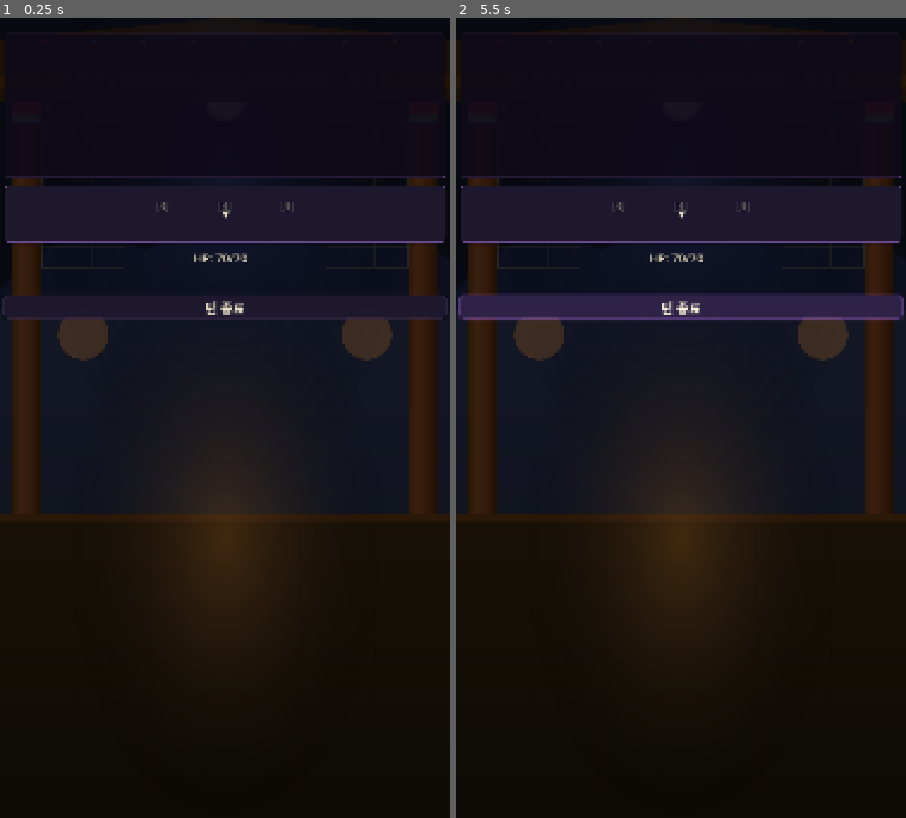
Above: before the commit, frames 1-2 (left to right).
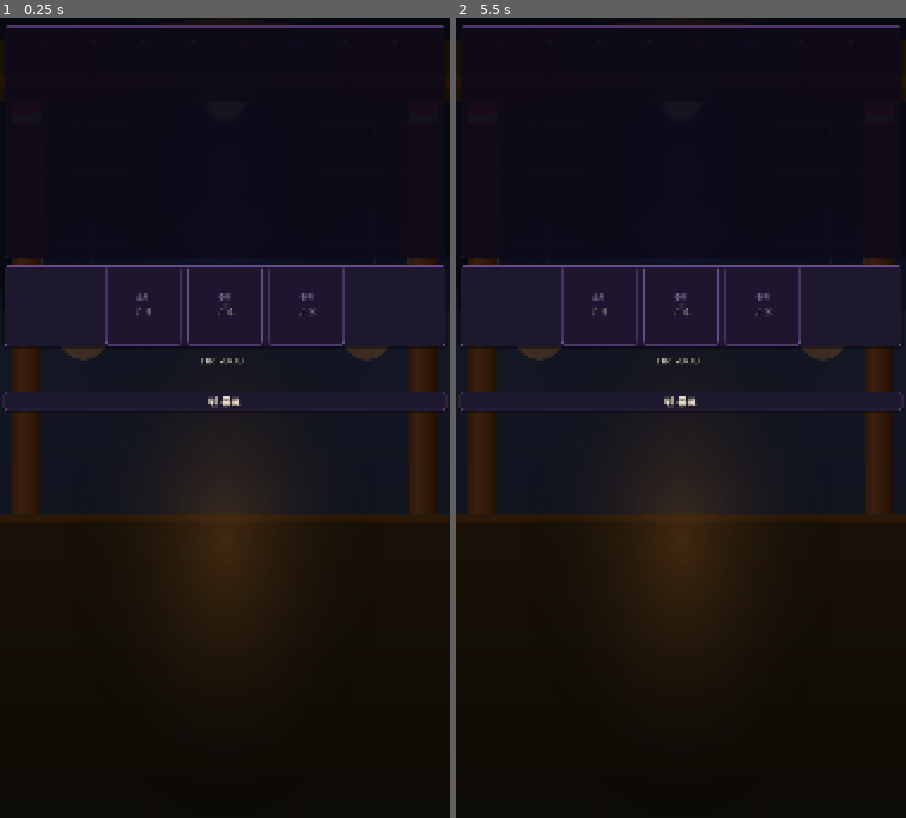
Above: after the commit, the same moments.

Repository: dongmin1213/Sijojeon
Game: Godot game, scene res://scenes/battle/battle.tscn
Two runs of this game, one before a commit and one after it. Both use one fixed random seed, a clock stepped at 60 frames per second and the inputs below. This scene is started directly instead of the project's main scene.
Inputs (mouse positions are in pixels of both pictures, inside the frame that each line leads up to):
- Up to frame 1 (0.25 s): no input
- Up to frame 2 (5.5 s): click "▼" at 0.5 s; click "▼" at 1.25 s; click "▼" at 2 s; tap Enter at 2.75, 4.25 s; move the mouse to (780, 378) at 2.77 s; click (780, 378) at 2.92 s; tap Space at 3.5, 5 s; drag from (591, 458) to (658, 578) at 3.52 s; move the mouse to (726, 242) at 4.27 s; click (726, 242) at 4.42 s; drag from (658, 578) to (546, 298) at 5.02 s

The runs differ from the first frame. In frame 1, 4.3% of the frame differs, in the area x 0-100%, y 0-50%; in frame 2, 6.6%.
Error in both runs: Trying to assign value of type 'Dictionary' to a variable of type 'String'. (res://scripts/ui/keyword_tooltip.gd:80)

Commit message:
feat: 전투 화면 레이아웃 재설계 — 레퍼런스 기반 UI 개선 (ZER-276)
레퍼런스 게임 분석 (Slay the Spire, Night of the Full Moon 등)을 기반으로
전투 화면 비율을 업계 표준에 맞게 재구성:

- 적 영역: 18% → 28% (적 실루엣 56pt, 패널 220x240)
- 시조 슬롯: 7% → 10% (개별 StyleBox 패널, 초장/중장/종장 레이블,
  beat 채움 시 테두리 금색/회색 피드백)
- HUD: 17% → 8% (폰트 22/18/16pt로 압축)
- 카드 손패: 52% → 48%

Co-Authored-By: Paperclip <noreply@paperclip.ing>

Diff:
--- a/scenes/battle/battle.gd
+++ b/scenes/battle/battle.gd
@@ -269,14 +269,44 @@
 	for child in sijo_container.get_children():
 		child.queue_free()
 
+	var jang_names: Array[String] = ["초장", "중장", "종장"]
 	for i in sijo_system.pattern.size():
+		var slot_panel := PanelContainer.new()
+		var slot_style := StyleBoxFlat.new()
+		slot_style.bg_color = Color(0.12, 0.08, 0.18, 0.9)
+		slot_style.border_width_left = 2
+		slot_style.border_width_top = 2
+		slot_style.border_width_right = 2
+		slot_style.border_width_bottom = 2
+		slot_style.border_color = Color(0.4, 0.3, 0.55, 0.8)
+		slot_style.corner_radius_top_left = 8
+		slot_style.corner_radius_top_right = 8
+		slot_style.corner_radius_bottom_right = 8
+		slot_style.corner_radius_bottom_left = 8
+		slot_panel.add_theme_stylebox_override("panel", slot_style)
+		slot_panel.custom_minimum_size = Vector2(180, 80)
+
+		var vbox := VBoxContainer.new()
+		vbox.alignment = BoxContainer.ALIGNMENT_CENTER
+
+		# 장 이름 (초장/중장/종장)
+		var jang_label := Label.new()
+		jang_label.text = jang_names[i] if i < jang_names.size() else ""
+		jang_label.horizontal_alignment = HORIZONTAL_ALIGNMENT_CENTER
+		jang_label.add_theme_font_size_override("font_size", 16)
+		jang_label.add_theme_color_override("font_color", Color(0.6, 0.5, 0.7))
+		vbox.add_child(jang_label)
+
+		# beat 번호
 		var label := Label.new()
-		label.text = "[%d]" % sijo_system.pattern[i]
+		label.text = "♪ %d" % sijo_system.pattern[i]
 		label.horizontal_alignment = HORIZONTAL_ALIGNMENT_CENTER
-		label.custom_minimum_size = Vector2(140, 70)
-		label.add_theme_font_size_override("font_size", 24)
+		label.add_theme_font_size_override("font_size", 28)
 		label.add_theme_color_override("font_color", Color(0.5, 0.5, 0.5))
-		sijo_container.add_child(label)
+		vbox.add_child(label)
+
+		slot_panel.add_child(vbox)
+		sijo_container.add_child(slot_panel)
 		sijo_slot_labels.append(label)
 
 	if _sijo_collapsed:
@@ -423,7 +453,7 @@
 			var silhouette := Label.new()
 			silhouette.text = _get_enemy_silhouette(enemy)
 			silhouette.horizontal_alignment = HORIZONTAL_ALIGNMENT_CENTER
-			silhouette.add_theme_font_size_override("font_size", 48)
+			silhouette.add_theme_font_size_override("font_size", 56)
 			silhouette.add_theme_color_override("font_color", Color(0.8, 0.5, 0.5, 0.9))
 
 			var name_label := Label.new()
@@ -460,7 +490,7 @@
 			vbox.add_child(status_hbox)
 			vbox.add_child(intent_label)
 			panel.add_child(vbox)
-			panel.custom_minimum_size = Vector2(200, 200)
+			panel.custom_minimum_size = Vector2(220, 240)
 			enemy_container.add_child(panel)
 
 			_enemy_ui_cache[i] = {
@@ -679,11 +709,22 @@
 			sijo_slot_labels[index].text = card.get_display_name()
 		else:
 			sijo_slot_labels[index].text = card_id
-		# beat 일치: 금색, 불일치: 회색
+		# beat 일치: 금색 + 패널 테두리 강조, 불일치: 회색
 		if beat_matched:
 			sijo_slot_labels[index].add_theme_color_override("font_color", Color(1, 0.85, 0.3))
 		else:
 			sijo_slot_labels[index].add_theme_color_override("font_color", Color(0.6, 0.6, 0.6))
+		# 슬롯 패널 테두리 색상 업데이트
+		var slot_panel: PanelContainer = sijo_slot_labels[index].get_parent().get_parent()
+		if slot_panel is PanelContainer:
+			var style: StyleBoxFlat = slot_panel.get_theme_stylebox("panel").duplicate()
+			if beat_matched:
+				style.border_color = Color(1.0, 0.85, 0.3, 0.9)
+				style.bg_color = Color(0.18, 0.15, 0.08, 0.9)
+			else:
+				style.border_color = Color(0.5, 0.5, 0.5, 0.7)
+				style.bg_color = Color(0.1, 0.1, 0.12, 0.9)
+			slot_panel.add_theme_stylebox_override("panel", style)
 	if _sijo_collapsed:
 		_update_sijo_summary()
 
--- a/scenes/battle/battle.tscn
+++ b/scenes/battle/battle.tscn
@@ -47,95 +47,95 @@
 layout_mode = 1
 anchors_preset = -1
 anchor_left = 0.01
-anchor_top = 0.02
+anchor_top = 0.01
 anchor_right = 0.99
-anchor_bottom = 0.2
+anchor_bottom = 0.30
 grow_horizontal = 2
 grow_vertical = 2
 
 [node name="EnemyContainer" type="HBoxContainer" parent="EnemyArea"]
 layout_mode = 2
 alignment = 1
-theme_override_constants/separation = 20
+theme_override_constants/separation = 16
 
 [node name="SijoArea" type="PanelContainer" parent="."]
 theme_override_styles/panel = SubResource("StyleBoxFlat_battle_panel")
 layout_mode = 1
 anchors_preset = -1
 anchor_left = 0.01
-anchor_top = 0.21
+anchor_top = 0.31
 anchor_right = 0.99
-anchor_bottom = 0.28
+anchor_bottom = 0.41
 grow_horizontal = 2
 grow_vertical = 2
 
 [node name="SijoContainer" type="HBoxContainer" parent="SijoArea"]
 layout_mode = 2
 alignment = 1
-theme_override_constants/separation = 10
+theme_override_constants/separation = 16
 
 [node name="BattleHUD" type="VBoxContainer" parent="."]
 layout_mode = 1
 anchors_preset = -1
 anchor_left = 0.01
-anchor_top = 0.29
+anchor_top = 0.42
 anchor_right = 0.99
-anchor_bottom = 0.46
+anchor_bottom = 0.50
 grow_horizontal = 2
 grow_vertical = 2
 
 [node name="PlayerInfo" type="HBoxContainer" parent="BattleHUD"]
 layout_mode = 2
 alignment = 1
-theme_override_constants/separation = 20
+theme_override_constants/separation = 12
 
 [node name="HPLabel" type="Label" parent="BattleHUD/PlayerInfo"]
 layout_mode = 2
 text = "HP: 70/70"
-theme_override_font_sizes/font_size = 28
+theme_override_font_sizes/font_size = 22
 
 [node name="QiLabel" type="Label" parent="BattleHUD/PlayerInfo"]
 layout_mode = 2
 text = ""
-theme_override_font_sizes/font_size = 28
+theme_override_font_sizes/font_size = 22
 
 [node name="BlockLabel" type="Label" parent="BattleHUD/PlayerInfo"]
 layout_mode = 2
 text = ""
-theme_override_font_sizes/font_size = 28
+theme_override_font_sizes/font_size = 22
 visible = false
 
 [node name="TurnLabel" type="Label" parent="BattleHUD"]
 layout_mode = 2
 text = ""
 horizontal_alignment = 1
-theme_override_font_sizes/font_size = 22
+theme_override_font_sizes/font_size = 18
 
 [node name="DeckInfo" type="HBoxContainer" parent="BattleHUD"]
 layout_mode = 2
 alignment = 1
-theme_override_constants/separation = 20
+theme_override_constants/separation = 12
 
 [node name="DrawPileLabel" type="Label" parent="BattleHUD/DeckInfo"]
 layout_mode = 2
 text = ""
-theme_override_font_sizes/font_size = 20
+theme_override_font_sizes/font_size = 16
 
 [node name="DiscardPileLabel" type="Label" parent="BattleHUD/DeckInfo"]
 layout_mode = 2
 text = ""
-theme_override_font_sizes/font_size = 20
+theme_override_font_sizes/font_size = 16
 
 [node name="EndTurnButton" type="Button" parent="BattleHUD"]
 layout_mode = 2
 text = "BATTLE_END_TURN"
-theme_override_font_sizes/font_size = 32
+theme_override_font_sizes/font_size = 26
 
 [node name="HandArea" type="PanelContainer" parent="."]
 layout_mode = 1
 anchors_preset = -1
 anchor_left = 0.01
-anchor_top = 0.47
+anchor_top = 0.51
 anchor_right = 0.99
 anchor_bottom = 0.99
 grow_horizontal = 2
